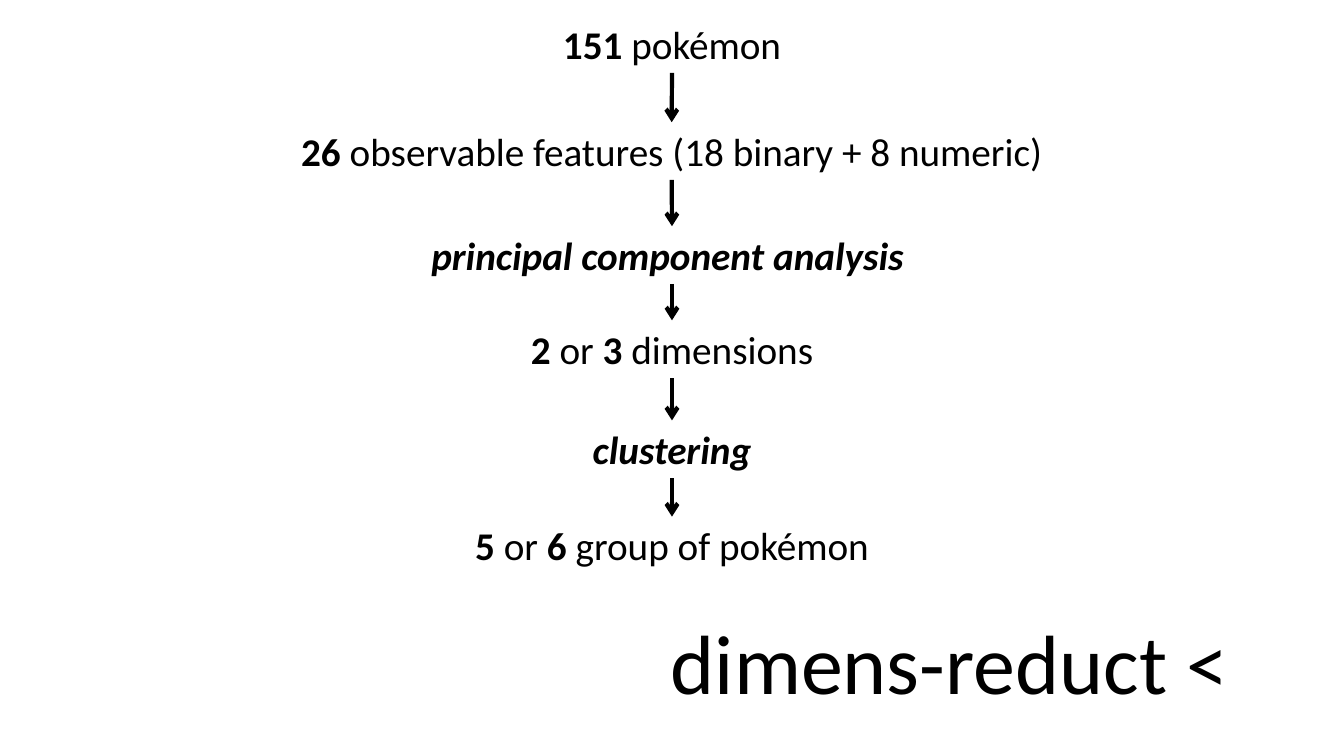
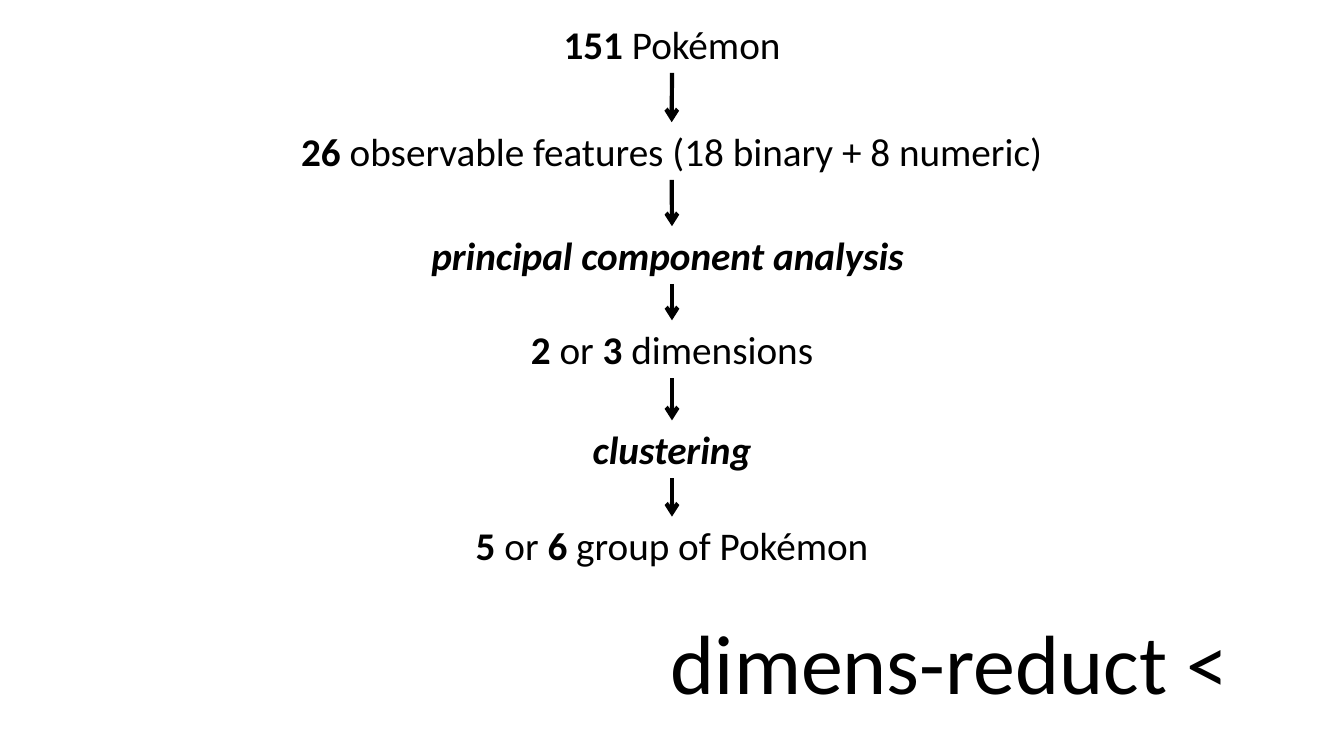
Before and after one commit to ranieri-unimi/spawn-em-all, a slide deck: slide 4 of presentation.pptx (slide 5 before the commit). Drawn at 1344x756 pixels with LibreOffice and Linux fonts; fonts in the diff are those of the drawing. Boxes give left, top, right and bottom in pixels: in the first picture for what was removed or moved away, otherwise in the second. Text is boxed around its words. In the diff, an @@ line names an element or a change of style, - is before the commit and + after.

```diff
--- a/presentation.pptx
+++ b/presentation.pptx
@@ text at (x1=564, y1=31, x2=781, y2=60): text changed @@
-151 pokémon
+151 Pokémon
@@ text at (x1=476, y1=532, x2=869, y2=567): text changed @@
-5 or 6 group of pokémon
+5 or 6 group of Pokémon
```
Also in this commit, not shown: 5 other slides changed, 2 other files.
